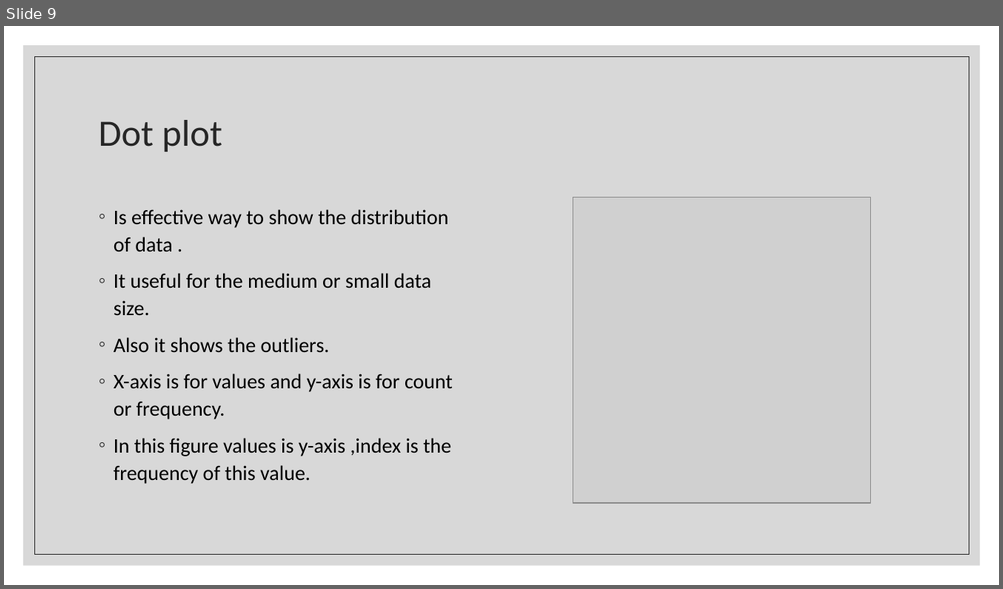
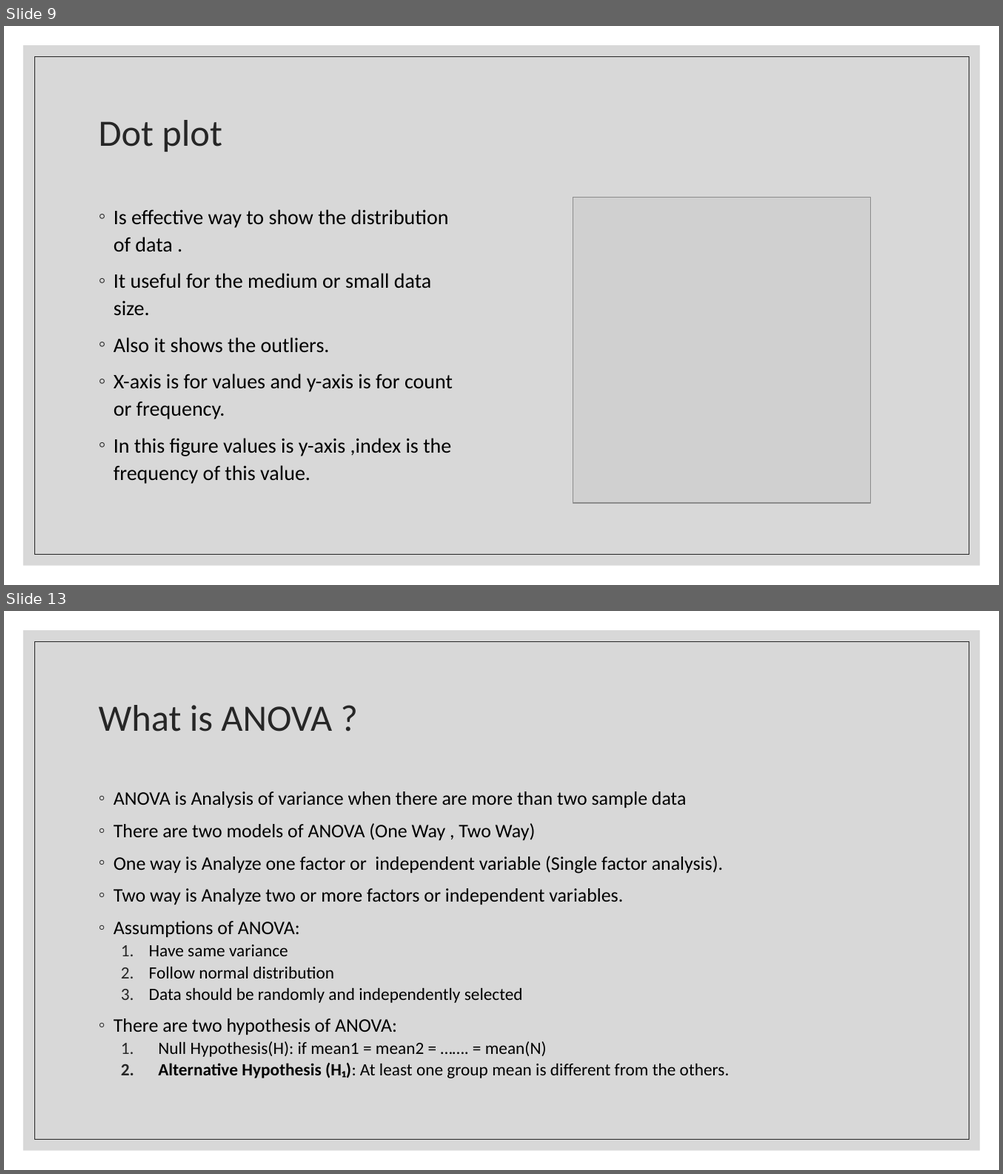
Before and after one commit to ah3asef/Probability_Report, a slide deck: Project.pptx. Shown one above the other, each under a label of ours: slide 9 before the commit, slides 9 and 13 after it; the slides between them are not shown. The pictures are 1003x589 and 1003x1174 pixels, drawn with LibreOffice and Linux fonts; fonts in the diff are those of the drawing; grey boxes stand for pictures. Boxes give left, top, right and bottom in pixels: in the first picture for what was removed or moved away, otherwise in the second. Text is boxed around its words. In the diff, an @@ line names an element or a change of style, - is before the commit and + after.

```diff
--- a/Project.pptx
+++ b/Project.pptx
@@ slide 13 added at [4,611,999,1170], background #FFFFFF; not listed: 2 template elements that a slide beside it also shows @@
@@ title added at [99,705,332,732], 36 pt, text #262626 @@
+What is ANOVA ?
@@ text added at [114,792,729,1079], 18.5 pt, text #000000 @@
+◦ ANOVA is Analysis of variance when there are more than two sample data
+◦ There are two models of ANOVA (One Way , Two Way)
+◦ One way is Analyze one factor or independent variable (Single factor analysis).
+◦ Two way is Analyze two or more factors or independent variables.
+◦ Assumptions of ANOVA:
+  1. Have same variance
+  2. Follow normal distribution
+  3. Data should be randomly and independently selected
+◦ There are two hypothesis of ANOVA:
+  1. Null Hypothesis(H): if mean1 = mean2 = ……. = mean(N)
+  2. Alternative Hypothesis (H₁): At least one group mean is different from the others.
```
Also in this commit, not shown: 2 slides changed, 8 other slides added, 1 slide removed, 6 other files.
